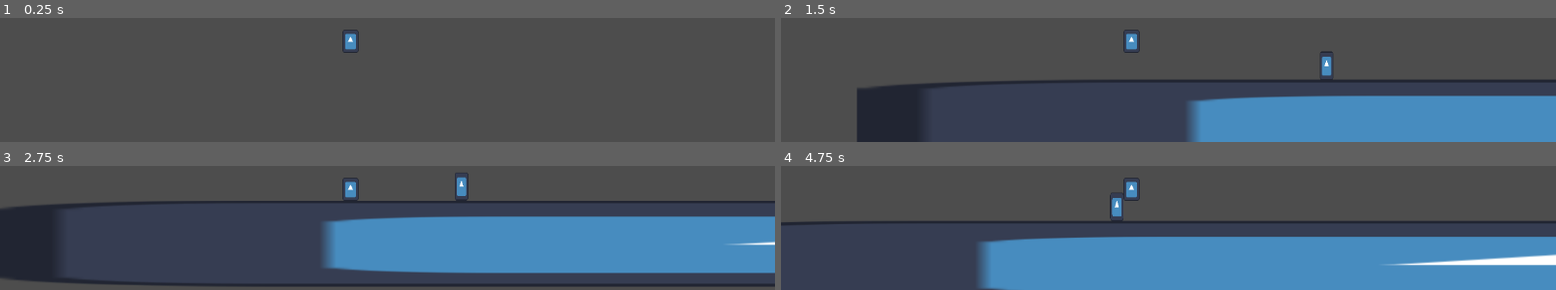
Above: before the commit, frames 1-4 (two rows, left to right).
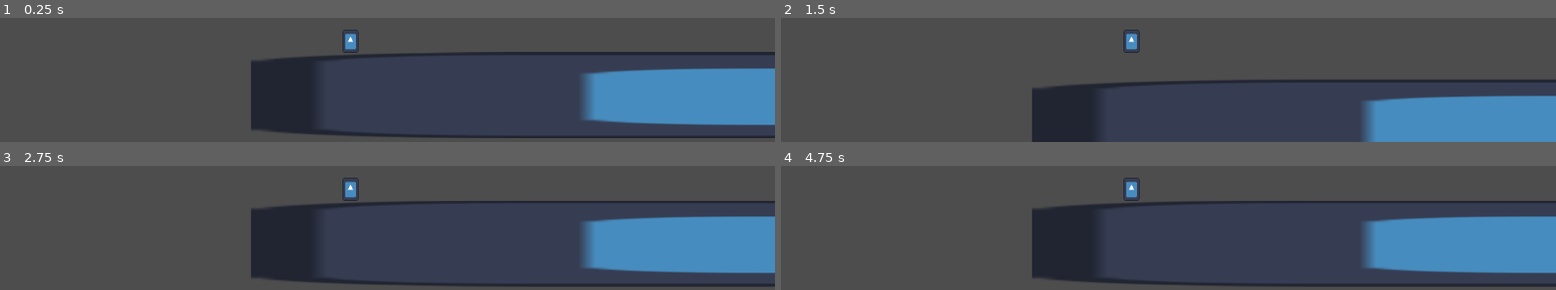
Above: after the commit, the same moments.

Repository: Tyderion/experiments-godot-offline
Game: Godot game, scene res://level.tscn
Same seed, same stepped clock (60 frames per second), same inputs: the game is played once before the commit and once after it. The engine's default icon, where the game draws it, is replaced by a stand-in: a white triangle on a blue panel in a dark square.
Inputs:
- Up to frame 1 (0.25 s): no input
- Up to frame 2 (1.5 s): tap Enter (action_pause, bound only after the commit) at 0.5 s; tap C (action_crouch) at 0.6, 1.35 s; tap Space (action_jump) at 0.77 s
- Up to frame 3 (2.75 s): tap Space (action_jump) at 1.52 s; tap C (action_crouch) at 2.1 s
- Up to frame 4 (4.75 s): tap C (action_crouch) at 2.85, 3.6, 4.35 s; tap Space (action_jump) at 3.02, 3.77, 4.52 s; tap Enter (action_pause, bound only after the commit) at 4.15 s

The runs differ from the first frame. In frame 1, 20% of the frame differs, in the area x 32-100%, y 27-97%; in frame 2, 19%; in frame 3, 29%; in frame 4, 35%, in the area x 0-100%, y 21-100%.

Commit message:
Obstacles

Diff:
--- a/floor.gd
+++ b/floor.gd
@@ -1,19 +1,40 @@
 extends StaticBody2D
+
+
+@onready var obstacle = load("res://obstacle.tscn")
 
 signal PLAYER_IN_FLOOR
 var has_entered = false
 var colors = [Color(1.0, 0.0, 0.0, 1.0),
           Color(0.0, 1.0, 0.0, 1.0),
           Color(0.0, 0.0, 1.0, 0.0)]
-var min_obstacle_distance = 100
+
+var heights := [-16, -40, -60]
+var min_obstacle_distance = 150
+var max_obstacle_distance = 300
+var obstacles= []
 
 # Called when the node enters the scene tree for the first time.
 func _ready():
     randomize()
+    generate_obstacles()
     #$CollisionShape2D.debug_color = colors[randi() % colors.size()]
     pass # Replace with function body.
+func obstacle_distance():
+    return randi_range(min_obstacle_distance, max_obstacle_distance)
 
 func generate_obstacles():
+    for i in range(10):
+        var last_obs_xpos = obstacles[-1].position.x if obstacles.size() > 0 else min_obstacle_distance
+        var obs: Area2D = obstacle.instantiate()
+        obs.position.y = heights[randi_range(0, heights.size()-1)]
+        obs.position.x = obstacle_distance() + last_obs_xpos
+        if (get_size() < obs.position.x - 100):
+            return
+        print("adding obstacle at (%s, %s)",  [obs.position.x, obs.position.y])
+        obs.connect("body_entered", on_obstacle_hit)
+        add_child(obs)
+        obstacles.push_back(obs)
     pass
 
 # Called every frame. 'delta' is the elapsed time since the previous frame.
@@ -23,10 +44,9 @@
 func get_size() -> float:
    return $CollisionShape2D.get_shape().size.x
 
-func _on_low_bar_body_entered(body):
+func on_obstacle_hit(body):
     if body.has_method("on_hit"):
         body.on_hit()
-    pass # Replace with function body.
 
 
 func _on_player_detection_body_entered(body):
--- a/floor.tscn
+++ b/floor.tscn
@@ -1,8 +1,7 @@
-[gd_scene load_steps=6 format=3 uid="uid://br63qw7bnqu38"]
+[gd_scene load_steps=5 format=3 uid="uid://br63qw7bnqu38"]
 
 [ext_resource type="Texture2D" uid="uid://bvgr7ewhy51iq" path="res://icon.svg" id="1_n8tv0"]
 [ext_resource type="Script" path="res://floor.gd" id="1_uns0k"]
-[ext_resource type="PackedScene" uid="uid://b8bhldp3y264q" path="res://dodge_bar.tscn" id="3_rretx"]
 
 [sub_resource type="RectangleShape2D" id="RectangleShape2D_sbslf"]
 size = Vector2(2905, 125)
@@ -30,10 +29,4 @@
 position = Vector2(1101.5, -43)
 shape = SubResource("RectangleShape2D_o2k18")
 
-[node name="DodgeBar" parent="." instance=ExtResource("3_rretx")]
-position = Vector2(234, -16)
-
 [connection signal="body_entered" from="Sprite2D/PlayerDetection" to="." method="_on_player_detection_body_entered"]
-[connection signal="area_entered" from="DodgeBar" to="." method="_on_low_bar_area_entered"]
-[connection signal="area_shape_entered" from="DodgeBar" to="." method="_on_low_bar_area_shape_entered"]
-[connection signal="body_entered" from="DodgeBar" to="." method="_on_low_bar_body_entered"]
--- a/level.gd
+++ b/level.gd
@@ -12,6 +12,8 @@
 
 # Called every frame. 'delta' is the elapsed time since the previous frame.
 func _process(delta):
+    if Input.is_action_pressed("action_pause"):
+        $Player.toggle_pause()
     pass
 
 
--- a/level.tscn
+++ b/level.tscn
@@ -13,4 +13,4 @@
 position = Vector2(-39, 615)
 
 [node name="Player" parent="." instance=ExtResource("2_in73f")]
-position = Vector2(-170, 321)
+position = Vector2(-355, 582)
--- a/player.gd
+++ b/player.gd
@@ -5,7 +5,9 @@
 const JUMP_VELOCITY = -400.0
 var has_started = false
 var alive = true;
-
+@onready var default_sprite_scale = $Sprite2D.scale.y
+#@onready var default_collision_shape : RectangleShape2D = $CollisionShape2D.shape
+#var ducked_collision_shape: RectangleShape2D
 var has_double_jump = true
 
 # Get the gravity from the project settings to be synced with RigidBody nodes.
@@ -14,9 +16,26 @@
 func jump():
     velocity.y = JUMP_VELOCITY
 
+func toggle_pause():
+    alive = !alive
 
 func on_hit():
     alive = false
+
+func _ready():
+    pass
+
+func _process(delta):
+    if !alive:
+        return
+    if Input.is_action_just_pressed("action_crouch"):
+        $AnimationPlayer.play("duck_animation")
+        #$StandingCollision.disabled = true
+        #$DuckedCollision.disabled = false
+    if Input.is_action_just_released("action_crouch"):
+        $AnimationPlayer.play_backwards("duck_animation")
+        #$StandingCollision.disabled = false
+        #$DuckedCollision.disabled = true
 
 func _physics_process(delta):
     if !alive:
@@ -34,7 +53,7 @@
             has_double_jump = false
 
     if is_on_floor() && !has_started:
-        velocity.x = SPEED
+        #velocity.x = SPEED
         has_started = true
 
     if is_on_floor():
--- a/player.tscn
+++ b/player.tscn
@@ -1,20 +1,72 @@
-[gd_scene load_steps=4 format=3 uid="uid://cgwf2vt2gqyqq"]
+[gd_scene load_steps=6 format=3 uid="uid://cgwf2vt2gqyqq"]
 
 [ext_resource type="Texture2D" uid="uid://bvgr7ewhy51iq" path="res://icon.svg" id="1_70h8e"]
 [ext_resource type="Script" path="res://player.gd" id="1_myvhu"]
 
-[sub_resource type="RectangleShape2D" id="RectangleShape2D_epns5"]
+[sub_resource type="Animation" id="Animation_n7r4l"]
+resource_name = "scale_anim"
+length = 0.2
+tracks/0/type = "value"
+tracks/0/imported = false
+tracks/0/enabled = true
+tracks/0/path = NodePath("Sprite2D:scale")
+tracks/0/interp = 1
+tracks/0/loop_wrap = true
+tracks/0/keys = {
+"times": PackedFloat32Array(0, 0.2, 0.2001),
+"transitions": PackedFloat32Array(1, 1, 1),
+"update": 0,
+"values": [Vector2(0.1875, 0.265625), Vector2(0.188, 0.133), Vector2(0.1875, 0.265625)]
+}
+tracks/1/type = "value"
+tracks/1/imported = false
+tracks/1/enabled = false
+tracks/1/path = NodePath("StandingCollision:scale")
+tracks/1/interp = 1
+tracks/1/loop_wrap = true
+tracks/1/keys = {
+"times": PackedFloat32Array(0, 0.2),
+"transitions": PackedFloat32Array(1, 1),
+"update": 0,
+"values": [Vector2(1, 1), Vector2(1, 0.5)]
+}
+tracks/2/type = "value"
+tracks/2/imported = false
+tracks/2/enabled = false
+tracks/2/path = NodePath("StandingCollision:position")
+tracks/2/interp = 1
+tracks/2/loop_wrap = true
+tracks/2/keys = {
+"times": PackedFloat32Array(0, 0.2),
+"transitions": PackedFloat32Array(1, 1),
+"update": 0,
+"values": [Vector2(0, 8.5), Vector2(0, 8.5)]
+}
+
+[sub_resource type="AnimationLibrary" id="AnimationLibrary_0emh8"]
+_data = {
+"duck_animation": SubResource("Animation_n7r4l")
+}
+
+[sub_resource type="RectangleShape2D" id="RectangleShape2D_8jhnv"]
 size = Vector2(24, 34)
 
 [node name="Player" type="CharacterBody2D"]
 script = ExtResource("1_myvhu")
 
-[node name="Sprite2D" type="Sprite2D" parent="."]
-scale = Vector2(0.1875, 0.265625)
-texture = ExtResource("1_70h8e")
-
-[node name="CollisionShape2D" type="CollisionShape2D" parent="."]
-shape = SubResource("RectangleShape2D_epns5")
+[node name="AnimationPlayer" type="AnimationPlayer" parent="."]
+libraries = {
+"": SubResource("AnimationLibrary_0emh8")
+}
 
 [node name="Camera2D" type="Camera2D" parent="."]
 position = Vector2(55, -174)
+
+[node name="Sprite2D" type="Sprite2D" parent="."]
+position = Vector2(9.53674e-07, 17)
+scale = Vector2(0.1875, 0.265625)
+texture = ExtResource("1_70h8e")
+offset = Vector2(-7.62939e-06, -64)
+
+[node name="StandingCollision" type="CollisionShape2D" parent="."]
+shape = SubResource("RectangleShape2D_8jhnv")
--- a/project.godot
+++ b/project.godot
@@ -29,3 +29,8 @@
 , Object(InputEventJoypadButton,"resource_local_to_scene":false,"resource_name":"","device":-1,"button_index":1,"pressure":0.0,"pressed":false,"script":null)
 ]
 }
+action_pause={
+"deadzone": 0.5,
+"events": [Object(InputEventKey,"resource_local_to_scene":false,"resource_name":"","device":-1,"window_id":0,"alt_pressed":false,"shift_pressed":false,"ctrl_pressed":false,"meta_pressed":false,"pressed":false,"keycode":0,"physical_keycode":4194309,"key_label":0,"unicode":0,"echo":false,"script":null)
+]
+}
Renamed: dodge_bar.tscn -> obstacle.tscn
